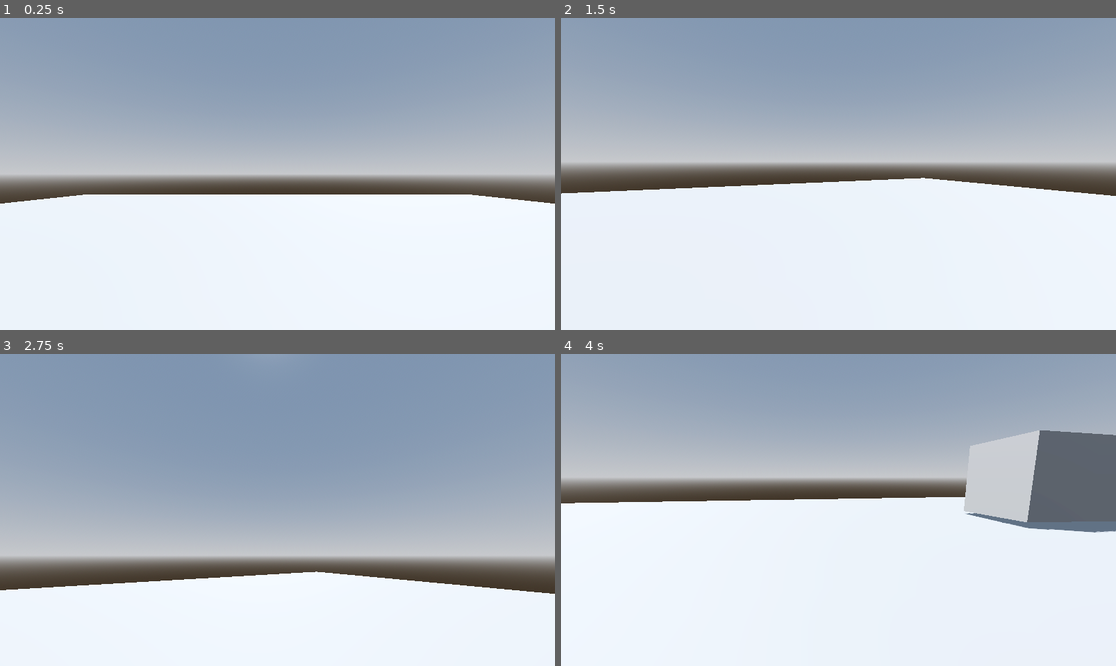
Above: before the commit, frames 1-4 (two rows, left to right).
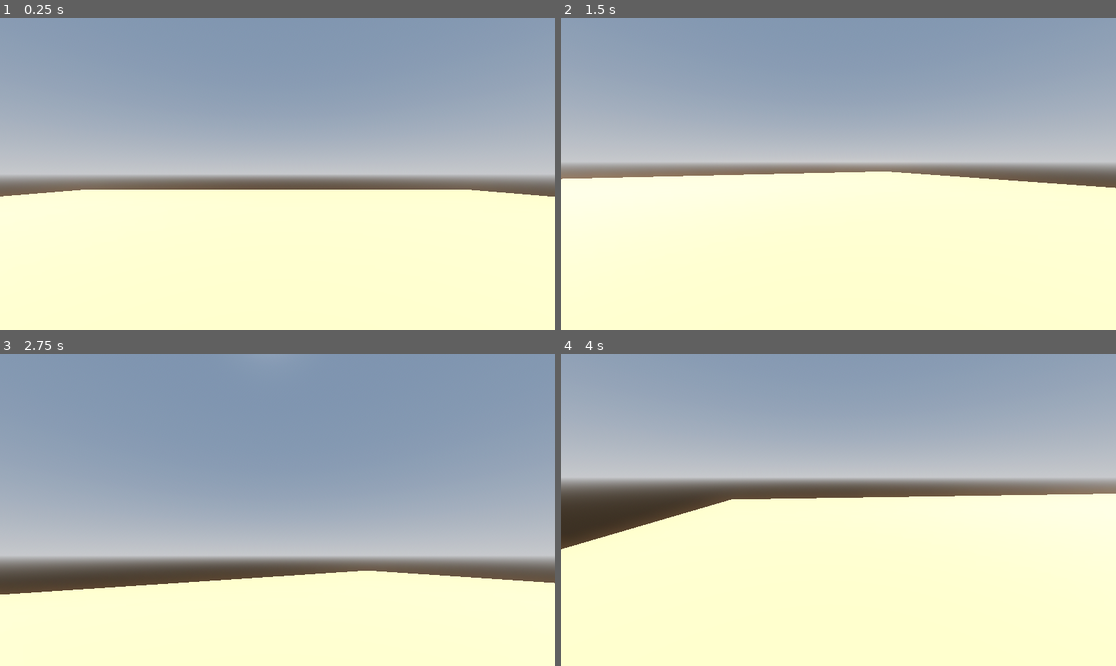
Above: after the commit, the same moments.

Repository: lungcollapser/record
Game: Godot game, scene res://scenes/world.tscn
Two runs of this game, one before a commit and one after it. Both use one fixed random seed, a clock stepped at 60 frames per second and the inputs below.
Inputs (mouse positions are in pixels of both pictures, inside the frame that each line leads up to):
- Up to frame 1 (0.25 s): no input
- Up to frame 2 (1.5 s): tap Enter (ui_accept) at 0.5, 0.77 s; move the mouse to (866, 174) at 0.52 s; hold W (forward) from 0.53 s (still down); move the mouse to (810, 174) at 1.27 s
- Up to frame 3 (2.75 s): keep holding W (forward); tap Enter (ui_accept) at 1.52 s; move the mouse to (288, 503) at 2.02 s
- Up to frame 4 (4 s): keep holding W (forward); move the mouse to (832, 516) at 2.77 s; tap Enter (ui_accept) at 3.02, 3.77 s; move the mouse to (877, 513) at 3.52 s

The runs differ from the first frame. In frame 1, 45% of the frame differs, in the area x 0-100%, y 53-100%; in frame 2, 48%; in frame 3, 28%; in frame 4, 58%, in the area x 0-100%, y 24-100%.
Error before the commit: Invalid assignment of property or key 'transform_origin' with value of type 'Vector3' on a base object of type 'Camera3D'. (res://scenes/character_body_3d.gd:5…

Commit message:
working-ish head bob

Diff:
--- a/scenes/character_body_3d.gd
+++ b/scenes/character_body_3d.gd
@@ -49,12 +49,13 @@
 # Head Bob
 
 	t_bob += delta * velocity.length() * float(is_on_floor())
-	camera.transform_origin = headbob(t_bob)
+	camera.transform.origin = _headbob(t_bob)
 
 	move_and_slide()
 
 
-func headbob(time) -> Vector3:
+func _headbob(time) -> Vector3:
 	var pos = Vector3.ZERO
 	pos.y = sin(time * BOB_FREQ) * BOB_AMP
+	pos.x = cos(time * BOB_FREQ / 2) * BOB_AMP
 	return pos
--- a/scenes/world.tscn
+++ b/scenes/world.tscn
@@ -15,6 +15,9 @@
 tonemap_mode = 2
 glow_enabled = true
 
+[sub_resource type="StandardMaterial3D" id="StandardMaterial3D_fiw5i"]
+albedo_color = Color(1, 0.643137, 0.364706, 1)
+
 [sub_resource type="CapsuleMesh" id="CapsuleMesh_ija0w"]
 
 [sub_resource type="CapsuleShape3D" id="CapsuleShape3D_wypw5"]
@@ -30,6 +33,7 @@
 
 [node name="CSGBox3D" type="CSGBox3D" parent="."]
 transform = Transform3D(1, 0, 0, 0, 1, 0, 0, 0, 1, 0, 0.549952, 0)
+material_override = SubResource("StandardMaterial3D_fiw5i")
 use_collision = true
 size = Vector3(22.68, 0.115, 23.76)
 
Not shown: 1 places in scenes/world.tscn that only renumber resources
